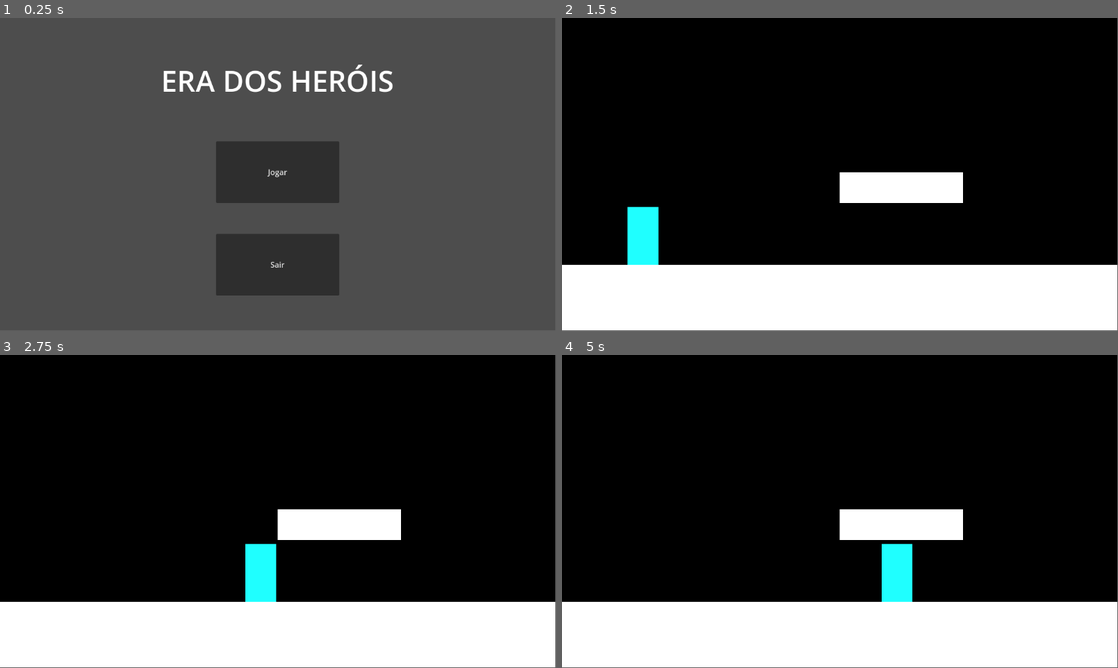
Above: before the commit, frames 1-4 (two rows, left to right).
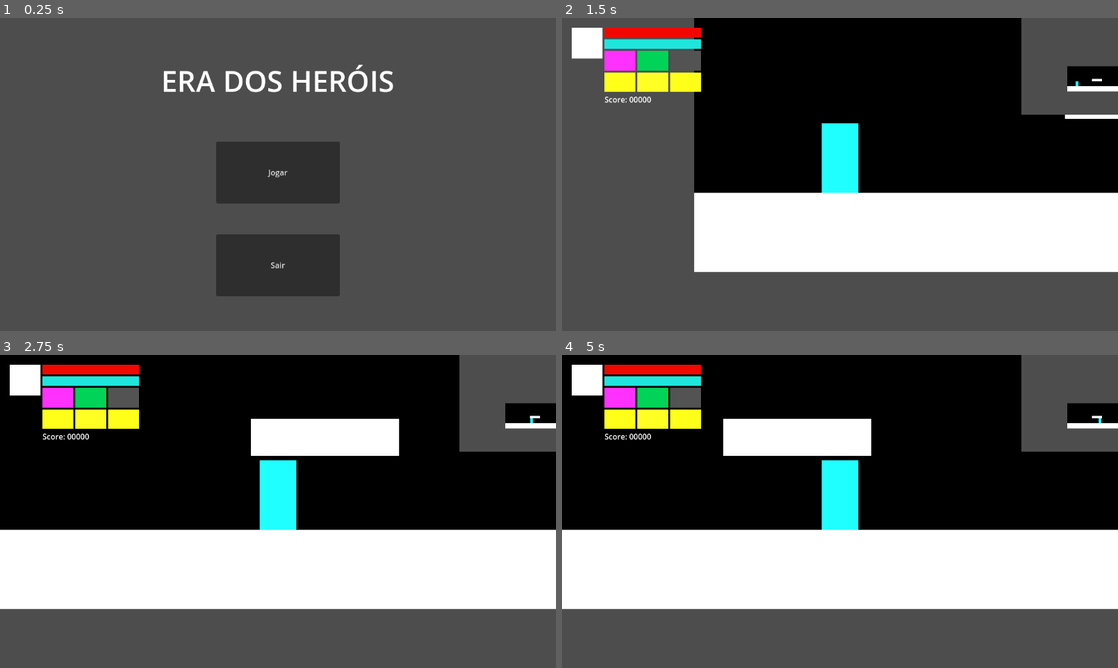
Above: after the commit, the same moments.

Repository: Dreyyyyy/era-dos-herois
Game: Godot game, scene res://scenes/ui/Main.tscn
The game is run twice, just before and just after one commit, with the same random seed, the same clock (stepped at 60 frames per second) and the same inputs.
Inputs:
- Up to frame 1 (0.25 s): no input
- Up to frame 2 (1.5 s): click "Jogar" at 0.5 s; tap Enter at 1.25 s; hold D (player_right) from 1.28 s (still down); hold Shift (player_run) from 1.28 s (still down)
- Up to frame 3 (2.75 s): keep holding D (player_right); tap Space (player_jump) at 1.52, 2.27 s; release Shift (player_run) at 2.03 s; tap Shift (player_run) at 2.1 s
- Up to frame 4 (5 s): release D (player_right) at 2.78 s; hold A (player_left) 2.78-3.53 s; hold Shift (player_run) 2.78-3.53 s; hold D (player_right) from 3.53 s (still down); tap Shift (player_run) at 3.6 s; tap Space (player_jump) at 3.77, 4.52 s; hold Shift (player_run) from 4.28 s (still down)
In our replay, the window is 799x449 before the commit and 800x450 after it. These sizes can differ from the game's own. Grey fills any space a smaller window leaves; there, only what the larger window draws over its background counts as a difference.

The runs differ from the first frame. In frame 1, 0.6% of the frame differs, in the area x 29-71%, y 14-89%; in frame 2, 63%, in the area x 0-100%, y 0-100%; in frame 3, 56%; in frame 4, 56%.

Commit message:
added interfaces and minimap

Diff:
--- a/project.godot
+++ b/project.godot
@@ -14,6 +14,11 @@
 run/main_scene="uid://c0vsldofnvdsl"
 config/features=PackedStringArray("4.4", "Mobile")
 config/icon="res://icon.svg"
+
+[display]
+
+window/stretch/mode="viewport"
+window/stretch/aspect="expand"
 
 [input]
 
@@ -50,4 +55,5 @@
 
 [rendering]
 
+textures/canvas_textures/default_texture_filter=0
 renderer/rendering_method="mobile"
--- a/scenes/levels/Level1.tscn
+++ b/scenes/levels/Level1.tscn
@@ -1,9 +1,11 @@
-[gd_scene load_steps=5 format=3 uid="uid://dpbi0ophdhwuj"]
+[gd_scene load_steps=7 format=3 uid="uid://dpbi0ophdhwuj"]
 
 [ext_resource type="PackedScene" uid="uid://bm216j6wy7hu5" path="res://scenes/player/Player.tscn" id="1_1pwbc"]
+[ext_resource type="PackedScene" uid="uid://cs3xlnrhlcwxe" path="res://scenes/ui/MinimapUI.tscn" id="1_x4si1"]
+[ext_resource type="PackedScene" uid="uid://cyry4pkm2gvxj" path="res://scenes/ui/PlayerUI.tscn" id="2_j08sa"]
 
 [sub_resource type="RectangleShape2D" id="RectangleShape2D_gckpv"]
-size = Vector2(1152, 136)
+size = Vector2(2360, 136)
 
 [sub_resource type="RectangleShape2D" id="RectangleShape2D_1pwbc"]
 size = Vector2(253, 61)
@@ -16,16 +18,18 @@
 [node name="Floor" type="StaticBody2D" parent="."]
 
 [node name="CollisionShape2D" type="CollisionShape2D" parent="Floor"]
-position = Vector2(576, 580)
+position = Vector2(1180, 580)
 shape = SubResource("RectangleShape2D_gckpv")
 
-[node name="ColorRect" type="ColorRect" parent="Floor"]
-offset_top = 512.0
-offset_right = 1152.0
-offset_bottom = 648.0
+[node name="ColorRect" type="ColorRect" parent="Floor/CollisionShape2D"]
+offset_left = -1244.0
+offset_top = -68.0
+offset_right = 1180.0
+offset_bottom = 68.0
 
 [node name="Background" type="ColorRect" parent="."]
-offset_right = 1152.0
+offset_left = -64.0
+offset_right = 2360.0
 offset_bottom = 512.0
 color = Color(0, 0, 0, 1)
 
@@ -45,6 +49,19 @@
 offset_right = 832.0
 offset_bottom = 384.0
 
+[node name="Platform2" type="StaticBody2D" parent="."]
+
+[node name="CollisionShape2D" type="CollisionShape2D" parent="Platform2"]
+position = Vector2(1536, 352)
+shape = SubResource("RectangleShape2D_1pwbc")
+one_way_collision = true
+
+[node name="ColorRect" type="ColorRect" parent="Platform2"]
+offset_left = 1408.0
+offset_top = 320.0
+offset_right = 1664.0
+offset_bottom = 384.0
+
 [node name="BorderLeft" type="StaticBody2D" parent="."]
 
 [node name="CollisionShape2D" type="CollisionShape2D" parent="BorderLeft"]
@@ -54,5 +71,12 @@
 [node name="BorderRight" type="StaticBody2D" parent="."]
 
 [node name="CollisionShape2D" type="CollisionShape2D" parent="BorderRight"]
-position = Vector2(1184, 324)
+position = Vector2(2328, 324)
 shape = SubResource("RectangleShape2D_j08sa")
+
+[node name="UICanvas" type="CanvasLayer" parent="."]
+
+[node name="MinimapUI" parent="UICanvas" instance=ExtResource("1_x4si1")]
+metadata/_edit_lock_ = true
+
+[node name="PlayerUI" parent="UICanvas" instance=ExtResource("2_j08sa")]
--- a/scenes/player/Player.tscn
+++ b/scenes/player/Player.tscn
@@ -18,3 +18,6 @@
 offset_right = 32.0
 offset_bottom = 32.0
 color = Color(0.121569, 1, 1, 1)
+
+[node name="PlayerCamera" type="Camera2D" parent="."]
+zoom = Vector2(1.2, 1.2)
--- /dev/null
+++ b/scenes/ui/MinimapUI.tscn
@@ -0,0 +1,29 @@
+[gd_scene load_steps=2 format=3 uid="uid://cs3xlnrhlcwxe"]
+
+[ext_resource type="Script" uid="uid://ds2gb0ljdlpbp" path="res://scripts/interface/MinimapUI.gd" id="1_ln6qn"]
+
+[node name="MinimapUI" type="Control"]
+layout_mode = 3
+anchors_preset = 15
+anchor_right = 1.0
+anchor_bottom = 1.0
+grow_horizontal = 2
+grow_vertical = 2
+script = ExtResource("1_ln6qn")
+
+[node name="MinimapContainer" type="SubViewportContainer" parent="."]
+layout_mode = 1
+anchors_preset = 1
+anchor_left = 1.0
+anchor_right = 1.0
+offset_left = -40.0
+offset_bottom = 40.0
+grow_horizontal = 0
+
+[node name="MinimapSubview" type="SubViewport" parent="MinimapContainer"]
+handle_input_locally = false
+size = Vector2i(200, 200)
+render_target_update_mode = 4
+
+[node name="MinimapCamera" type="Camera2D" parent="MinimapContainer/MinimapSubview"]
+zoom = Vector2(0.08, 0.08)
--- /dev/null
+++ b/scenes/ui/PlayerUI.tscn
@@ -0,0 +1,164 @@
+[gd_scene format=3 uid="uid://cyry4pkm2gvxj"]
+
+[node name="PlayerUI" type="Control"]
+layout_mode = 3
+anchors_preset = 15
+anchor_right = 1.0
+anchor_bottom = 1.0
+grow_horizontal = 2
+grow_vertical = 2
+
+[node name="PlayerInfo" type="Control" parent="."]
+layout_mode = 1
+anchors_preset = 0
+offset_left = 20.0
+offset_top = 20.0
+offset_right = 320.0
+offset_bottom = 180.0
+
+[node name="PlayerPortrait" type="TextureRect" parent="PlayerInfo"]
+custom_minimum_size = Vector2(64, 64)
+layout_mode = 2
+offset_right = 64.0
+offset_bottom = 64.0
+size_flags_vertical = 0
+stretch_mode = 5
+
+[node name="PlayerAvatar" type="ColorRect" parent="PlayerInfo/PlayerPortrait"]
+layout_mode = 1
+anchors_preset = 15
+anchor_right = 1.0
+anchor_bottom = 1.0
+grow_horizontal = 2
+grow_vertical = 2
+
+[node name="PlayerStats" type="VBoxContainer" parent="PlayerInfo"]
+custom_minimum_size = Vector2(200, 20)
+layout_mode = 2
+offset_left = 68.0
+offset_right = 268.0
+offset_bottom = 160.0
+
+[node name="HealthBar" type="TextureProgressBar" parent="PlayerInfo/PlayerStats"]
+custom_minimum_size = Vector2(200, 20)
+layout_mode = 2
+
+[node name="HealthPlaceholder" type="ColorRect" parent="PlayerInfo/PlayerStats/HealthBar"]
+layout_mode = 1
+anchors_preset = 15
+anchor_right = 1.0
+anchor_bottom = 1.0
+grow_horizontal = 2
+grow_vertical = 2
+color = Color(0.939678, 0.0311941, 2.11775e-06, 1)
+
+[node name="EnergyBar" type="TextureProgressBar" parent="PlayerInfo/PlayerStats"]
+custom_minimum_size = Vector2(200, 20)
+layout_mode = 2
+
+[node name="EnergyPlaceholder" type="ColorRect" parent="PlayerInfo/PlayerStats/EnergyBar"]
+layout_mode = 1
+anchors_preset = 15
+anchor_right = 1.0
+anchor_bottom = 1.0
+grow_horizontal = 2
+grow_vertical = 2
+color = Color(0.121569, 0.901961, 0.866667, 1)
+
+[node name="Skills" type="GridContainer" parent="PlayerInfo/PlayerStats"]
+layout_mode = 2
+size_flags_vertical = 3
+columns = 3
+
+[node name="Skill1" type="TextureRect" parent="PlayerInfo/PlayerStats/Skills"]
+layout_mode = 2
+size_flags_horizontal = 3
+size_flags_vertical = 3
+
+[node name="ColorRect" type="ColorRect" parent="PlayerInfo/PlayerStats/Skills/Skill1"]
+layout_mode = 1
+anchors_preset = 15
+anchor_right = 1.0
+anchor_bottom = 1.0
+grow_horizontal = 2
+grow_vertical = 2
+color = Color(1, 0.192157, 1, 1)
+
+[node name="Skill2" type="TextureRect" parent="PlayerInfo/PlayerStats/Skills"]
+layout_mode = 2
+size_flags_horizontal = 3
+size_flags_vertical = 3
+
+[node name="ColorRect" type="ColorRect" parent="PlayerInfo/PlayerStats/Skills/Skill2"]
+layout_mode = 1
+anchors_preset = 15
+anchor_right = 1.0
+anchor_bottom = 1.0
+grow_horizontal = 2
+grow_vertical = 2
+color = Color(6.257e-07, 0.827892, 0.345076, 1)
+
+[node name="Skill3" type="TextureRect" parent="PlayerInfo/PlayerStats/Skills"]
+layout_mode = 2
+size_flags_horizontal = 3
+size_flags_vertical = 3
+
+[node name="ColorRect" type="ColorRect" parent="PlayerInfo/PlayerStats/Skills/Skill3"]
+layout_mode = 1
+anchors_preset = 15
+anchor_right = 1.0
+anchor_bottom = 1.0
+grow_horizontal = 2
+grow_vertical = 2
+color = Color(0.323962, 0.323962, 0.323962, 1)
+
+[node name="PlayerStars" type="GridContainer" parent="PlayerInfo/PlayerStats"]
+custom_minimum_size = Vector2(200, 20)
+layout_mode = 2
+columns = 3
+
+[node name="Star1" type="TextureRect" parent="PlayerInfo/PlayerStats/PlayerStars"]
+custom_minimum_size = Vector2(40, 40)
+layout_mode = 2
+size_flags_horizontal = 3
+
+[node name="ColorRect" type="ColorRect" parent="PlayerInfo/PlayerStats/PlayerStars/Star1"]
+layout_mode = 1
+anchors_preset = 15
+anchor_right = 1.0
+anchor_bottom = 1.0
+grow_horizontal = 2
+grow_vertical = 2
+color = Color(1, 1, 0.0980392, 1)
+
+[node name="Star2" type="TextureRect" parent="PlayerInfo/PlayerStats/PlayerStars"]
+custom_minimum_size = Vector2(40, 40)
+layout_mode = 2
+size_flags_horizontal = 3
+
+[node name="ColorRect" type="ColorRect" parent="PlayerInfo/PlayerStats/PlayerStars/Star2"]
+layout_mode = 1
+anchors_preset = 15
+anchor_right = 1.0
+anchor_bottom = 1.0
+grow_horizontal = 2
+grow_vertical = 2
+color = Color(1, 1, 0.141176, 1)
+
+[node name="Star3" type="TextureRect" parent="PlayerInfo/PlayerStats/PlayerStars"]
+custom_minimum_size = Vector2(40, 40)
+layout_mode = 2
+size_flags_horizontal = 3
+
+[node name="ColorRect" type="ColorRect" parent="PlayerInfo/PlayerStats/PlayerStars/Star3"]
+layout_mode = 1
+anchors_preset = 15
+anchor_right = 1.0
+anchor_bottom = 1.0
+grow_horizontal = 2
+grow_vertical = 2
+color = Color(1, 1, 0.0980392, 1)
+
+[node name="ScoreLabel" type="Label" parent="PlayerInfo/PlayerStats"]
+layout_mode = 2
+text = "Score: 00000"
--- /dev/null
+++ b/scripts/interface/MinimapUI.gd
@@ -0,0 +1,21 @@
+extends Control
+
+@onready var minimap_viewport: SubViewport = $MinimapContainer/MinimapSubview
+@onready var minimap_camera: Camera2D = $MinimapContainer/MinimapSubview/Camera2D
+
+var player: Node2D
+
+# Need to adjust the documentation with the proper references
+# https://docs.godotengine.org/en/stable/classes/class_subviewportcontainer.html
+# https://www.youtube.com/watch?v=bcAEgXJYZtU
+func _ready() -> void:
+	minimap_viewport.world_2d = get_tree().root.world_2d
+
+	player = get_tree().get_first_node_in_group("player")
+	if not player:
+		var parent = get_tree().current_scene
+		player = parent.get_node_or_null("Player")
+
+func _physics_process(delta: float) -> void:
+	if player and minimap_camera:
+		minimap_camera.global_position = player.global_position
--- a/scripts/player/Player.gd
+++ b/scripts/player/Player.gd
@@ -3,11 +3,12 @@
 @export var speed: float = 200.0
 @export var gravity: float = 1500.0
 @export var jump_force: float = -750.0
-@export var run_multiplier: float = 2.0
+@export var run_multiplier: float = 2.5
 @export var drop_through_duration: float = 0.2
 
 var dropping := false
 
+# https://docs.godotengine.org/en/stable/tutorials/2d/2d_movement.html
 func get_input() -> Vector2:
 	var input_direction: Vector2 = Input.get_vector("player_left", "player_right", "player_up", "player_down")
 	return input_direction
Not shown, added: scripts/interface/MinimapUI.gd.uid
Not shown, added: Doc/Quadro-Kanban-2.pdf
